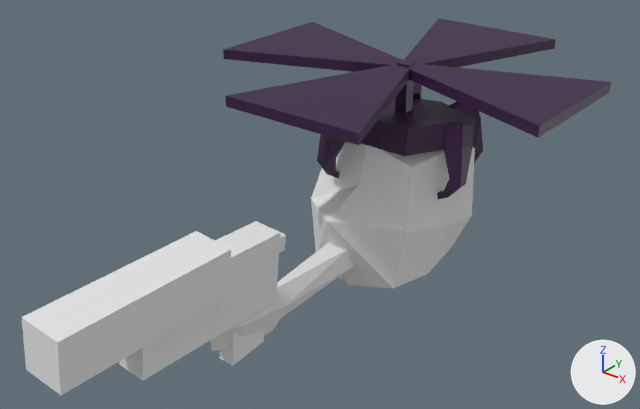
Before and after pictures for a commit that changed the Blender file superActionAirplane/Blender/headGun.blend.
Rendered twice from a 50 mm camera at (6.29, -9.43, 5.4) aimed at (-0.03, -1.53, 0.51). Lighting does not change. The marker at lower right points along +X, +Y and +Z.

The first picture shows 'flyingHead', 'helicopter', 'mechanism'.
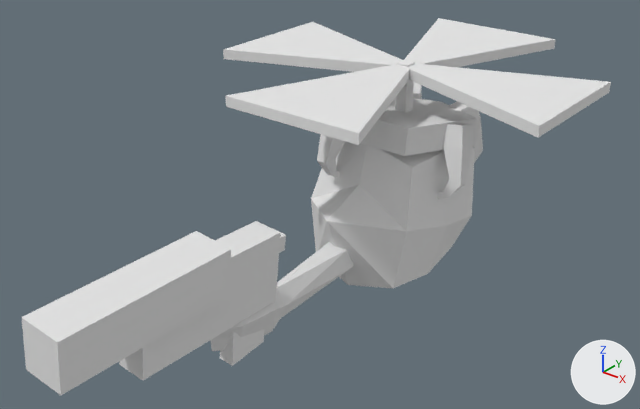
Location of each change, [x1, y1, x2, y2] in pixels of the pictures (640 x 409 px):
'helicopter', recoloured (purple to white)
    both: [223, 18, 611, 145]
'mechanism', recoloured
    both: [317, 60, 483, 199]

The edits, one by one:
me_cylinder_001 has 98 vertices, 84 faces and spans x -0.95..1.12, y -1.21..1.15, z -0.87..0.9.
me_cylinder_001 no longer uses material mat_headtexture (picture img_headtexture).
me_cylinder_001 now uses material mat_material_001 (white #e7e7e7).
me_cylinder has 24 vertices, 22 faces and spans x -2.43..2.43, y -2.43..2.43, z -0.07..0.07.
me_cylinder no longer uses material mat_headtexture (picture img_headtexture).
me_cylinder now uses material mat_material_001 (white #e7e7e7).
